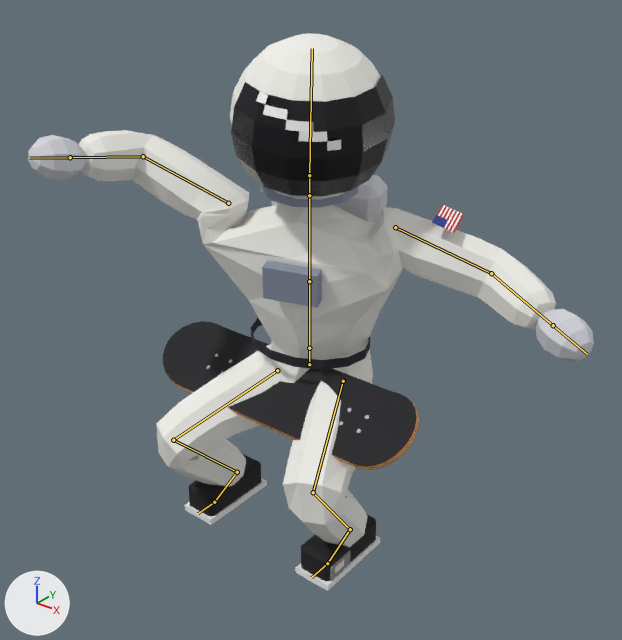
The Blender file art/lou-gnar.blend as it was, and as the next commit left it.
The view is the same before and after, from a 50 mm camera at (1.499, -1.869, 2.218) aimed at (0.078, -0.092, 1.116). Every picture has the same lights, and +X, +Y and +Z are marked at lower left. The first picture is the older version. Both versions are drawn at frame 9 of the action 'freefall'; the numbers are the values there. The bones that bend it are drawn over the model as lines.

The first picture shows 'Board', 'LouGnar'.
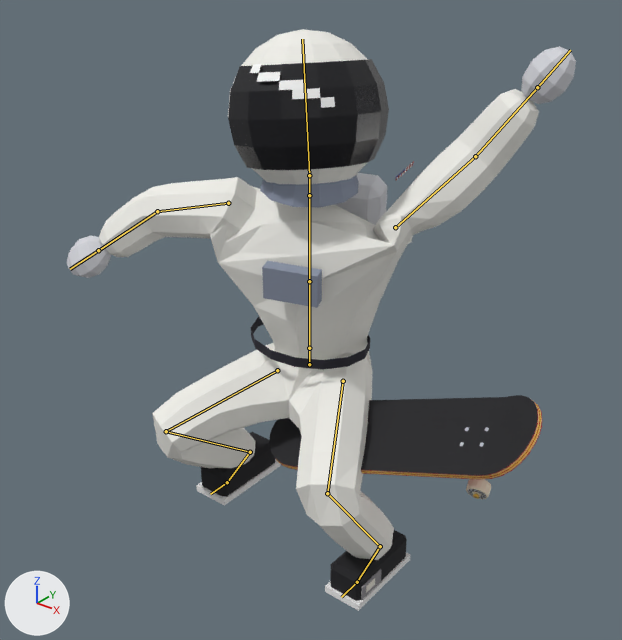
Pixel boxes (x1, y1, x2, y2) of what changed, in the pictures (622 x 640 px):
'LouGnar', posed (10% narrower): before (28, 33, 594, 591); after (67, 29, 576, 611)
'Board', posed (7% wider, 32% shorter): before (163, 321, 419, 474); after (269, 395, 542, 499)
bone 'Head', root to tip: before (309, 175) to (312, 48); after (309, 175) to (302, 39)
bone 'LeftArm', root to tip: before (395, 227) to (491, 273); after (395, 227) to (475, 156)
bone 'LeftForeArm', root to tip: before (491, 273) to (553, 325); after (475, 156) to (537, 87)
bone 'RightArm', root to tip: before (228, 203) to (143, 156); after (228, 203) to (157, 211)
bone 'RightForeArm', root to tip: before (143, 156) to (70, 157); after (157, 211) to (98, 250)
bone 'LeftUpLeg', root to tip: before (343, 381) to (313, 492); after (343, 381) to (327, 493)
bone 'LeftLeg', root to tip: before (313, 492) to (350, 529); after (327, 493) to (380, 546)
bone 'LeftFoot', root to tip: before (350, 529) to (327, 563); after (380, 546) to (357, 582)
bone 'RightUpLeg', root to tip: before (277, 370) to (173, 440); after (277, 370) to (166, 431)
bone 'RightLeg', root to tip: before (173, 440) to (237, 472); after (166, 431) to (250, 452)
bone 'RightFoot', root to tip: before (237, 472) to (214, 502); after (250, 452) to (227, 482)

The change in detail:
Bone 'Head' (bone_head) turns from (6, 29, 0) to (-16, 29, 0) degrees about its own x, y and z.
Bone 'LeftArm' (bone_leftarm) turns from (-3, -8, -72) to (34, -24, -149) degrees about its own x, y and z.
Bone 'LeftForeArm' (bone_leftforearm) turns from (-36, 0, 0) to (-25, 0, 0) degrees about its own x, y and z.
Bone 'RightArm' (bone_rightarm) turns from (2, 5, 111) to (13, -28, 64) degrees about its own x, y and z.
Bone 'RightForeArm' (bone_rightforearm) turns from (-61, 0, 0) to (-32, 0, 0) degrees about its own x, y and z.
Bone 'LeftUpLeg' (bone_leftupleg) turns from (-66, 6, -22) to (-65, 3, -28) degrees about its own x, y and z.
Bone 'LeftLeg' (bone_leftleg) turns from (97, -19, 24) to (91, -10, 27) degrees about its own x, y and z.
Bone 'LeftFoot' (bone_leftfoot) turns from (-38, 5, -5) to (-35, -4, 4) degrees about its own x, y and z.
Bone 'RightUpLeg' (bone_rightupleg) turns from (-38, 31, 33) to (-50, 33, 31) degrees about its own x, y and z.
Bone 'RightLeg' (bone_rightleg) turns from (94, 14, -29) to (115, 24, -27) degrees about its own x, y and z.
Bone 'RightFoot' (bone_rightfoot) turns from (-45, 0, 0) to (-55, -5, 7) degrees about its own x, y and z.
Bone 'Board' (bone_board) moves from (0.133, 0.0, 0.746) to (0.063, 0.368, 0.697).
Bone 'Board' (bone_board) turns from (0, 34, 0) to (25, 29, 13) degrees about its own x, y and z.
